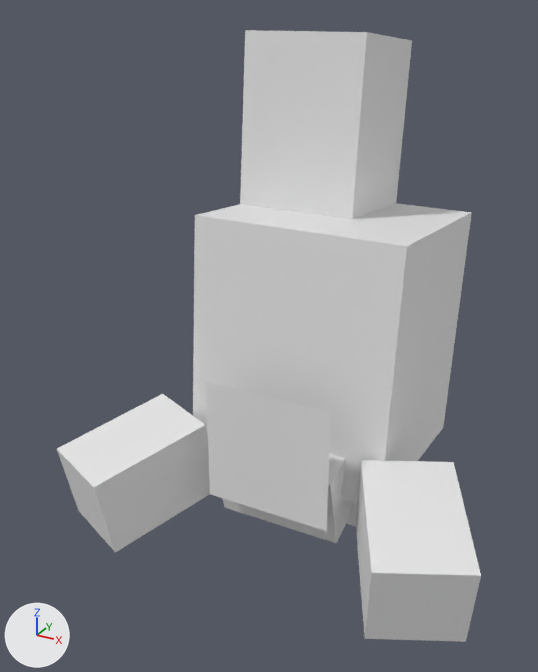
The glTF model static/model/HealHermit.glb: old version first, new version second.
One viewpoint serves both versions: a 50 mm camera at (0.465, -1.004, 0.722) aimed at (-0.008, -0.145, 0.292). Lighting does not change. The marker at lower left points along +X, +Y and +Z. The picture after the commit comes second. Materials are left out; every surface is plain grey. Where no turn or scale is listed for an object, it has been applied to the vertices.

The first picture shows 'Body', 'Claw', 'Claw.001', 'Eyes', 'Shell', 'Shell.001' and 1 more.
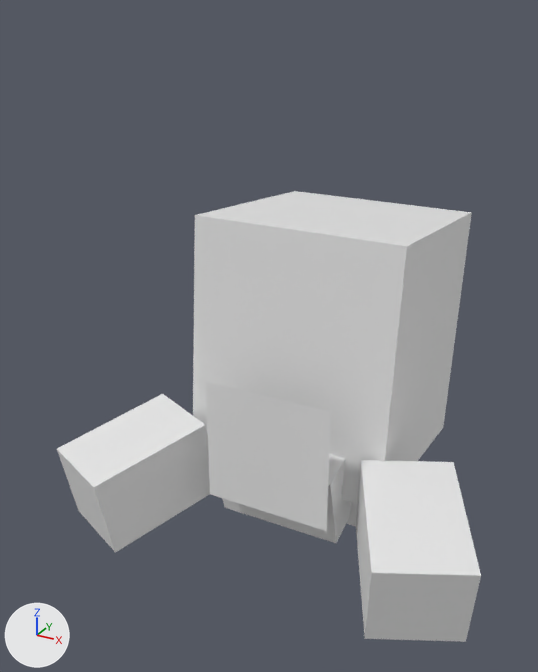
What the commit changed:
Object 'Shell.001' (ob_shell_001) is deleted.

Changed parts and their boxes (x1, y1, x2, y2) in the pictures (538 x 672 px):
'Shell.001', deleted
    before: (240, 30, 412, 219)
